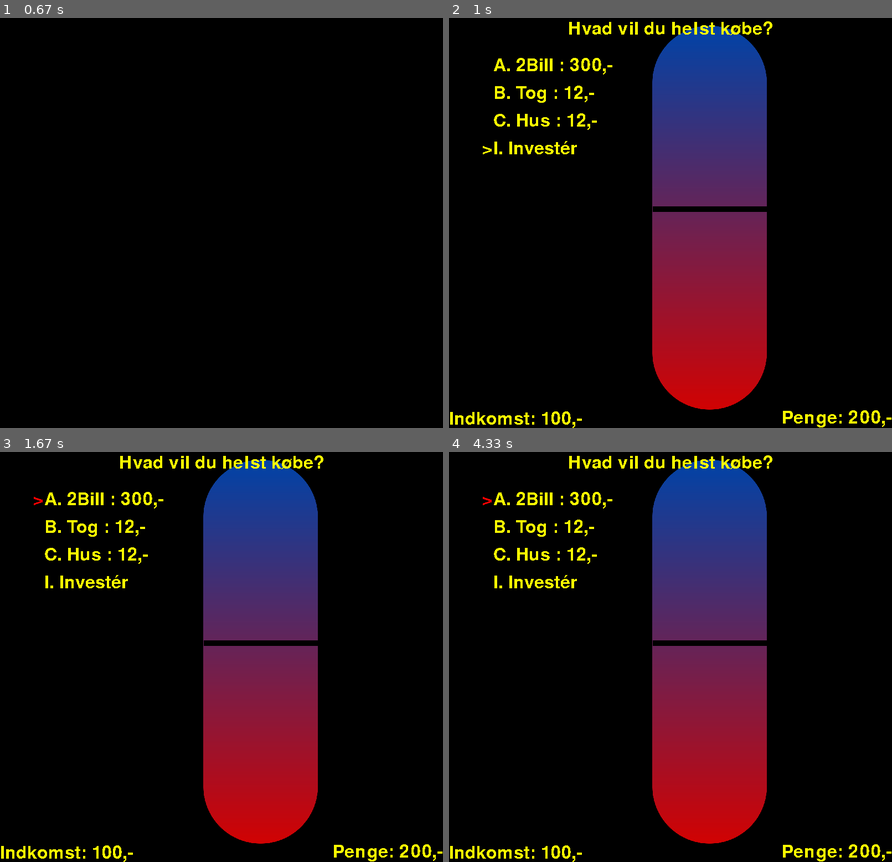
Above: before the commit, frames 1-4 (two rows, left to right).
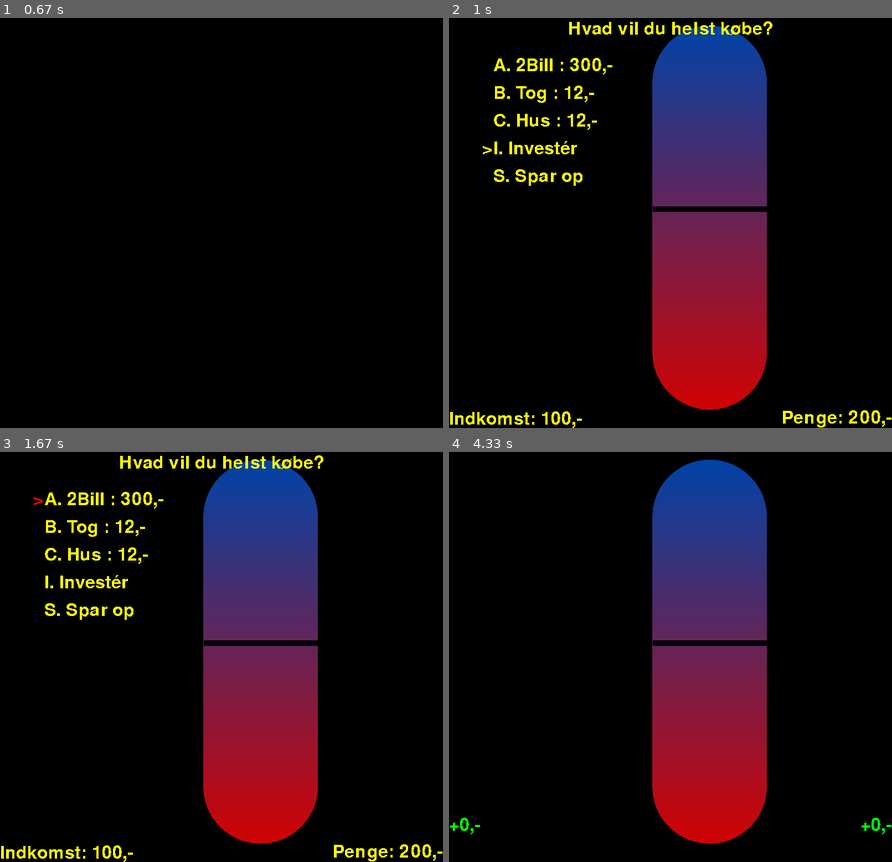
Above: after the commit, the same moments.

Repository: toke-dk/FIRE-game
Game: pygame game, started from main.py
Two runs of this game, one before a commit and one after it. Both use one fixed random seed, a clock stepped at 60 frames per second and the inputs below.
Inputs:
- Up to frame 1 (0.67 s): tap Enter at 0.33 s
- Up to frame 2 (1 s): tap I at 0.67 s
- Up to frame 3 (1.67 s): hold A 1.07-1.6 s
- Up to frame 4 (4.33 s): hold S 2.32-2.88 s; hold A 2.92-3.63 s; hold S 3.67-4.27 s; tap Enter at 4.3 s

Frame 1 is identical in both runs. In frame 2, 0.2% of the frame differs, in the area x 10-31%, y 36-41%; in frame 3, 0.2%; in frame 4, 2.3%, in the area x 0-100%, y 0-100%.

Commit message:
created spar op mulighed

Diff:
--- a/main.py
+++ b/main.py
@@ -262,11 +262,20 @@
                 if event.key == pygame.K_i:
                     arrow["number"] = 3
 
+                if event.key == pygame.K_s:
+                    arrow["number"] = 4
+
                 if event.key == pygame.K_RETURN:
                     # if it is the invest option
                     if arrow["number"] == 3:
                         arrow["number"] = 0
                         invest_screen = True
+                    elif arrow["number"] == 4:
+                      change_in_information(0, 0, inkomst)
+                      penge += inkomst
+                      arrow["number"] = 0
+                      if question_id < len(quiz_sets):
+                          quiz_set = next_question(quiz_sets, question_id)
                     elif quiz_set["valgmuligheder"][arrow["number"]]["pris"] < penge:
                         # giving points
                         change_in_information(quiz_set["valgmuligheder"][arrow["number"]]["inkomststigning"],
@@ -300,7 +309,7 @@
             screen.blit(question_text, question_text_rect)
 
             # the arrow
-            if arrow["number"] == 3:
+            if arrow["number"] == 3 or arrow["number"] == 4:
                 arrow["color"] = (255, 255, 0)
             elif quiz_set["valgmuligheder"][arrow["number"]]["pris"] > penge:
                 arrow["color"] = (255, 0, 0)
@@ -322,12 +331,16 @@
                 screen.blit(question_text, question_text_rect)
 
             invester_tekst = font.render(f"I. Investér", False, (250, 250, 0))
+            spar_op_tekst = font.render(f"S. Spar op", False, (250, 250, 0))
 
             invester_tekst_rect = invester_tekst.get_rect()
+            spar_op_tekst_rect = invester_tekst.get_rect()
 
             invester_tekst_rect.topleft = (width // 10, height // 10 + 50 * 4)
+            spar_op_tekst_rect.topleft = (width // 10, height // 10 + 50 * 5)
 
             screen.blit(invester_tekst, invester_tekst_rect)
+            screen.blit(spar_op_tekst, spar_op_tekst_rect)
 
             pygame.display.flip()
             screen.fill(color=(0, 0, 0))
